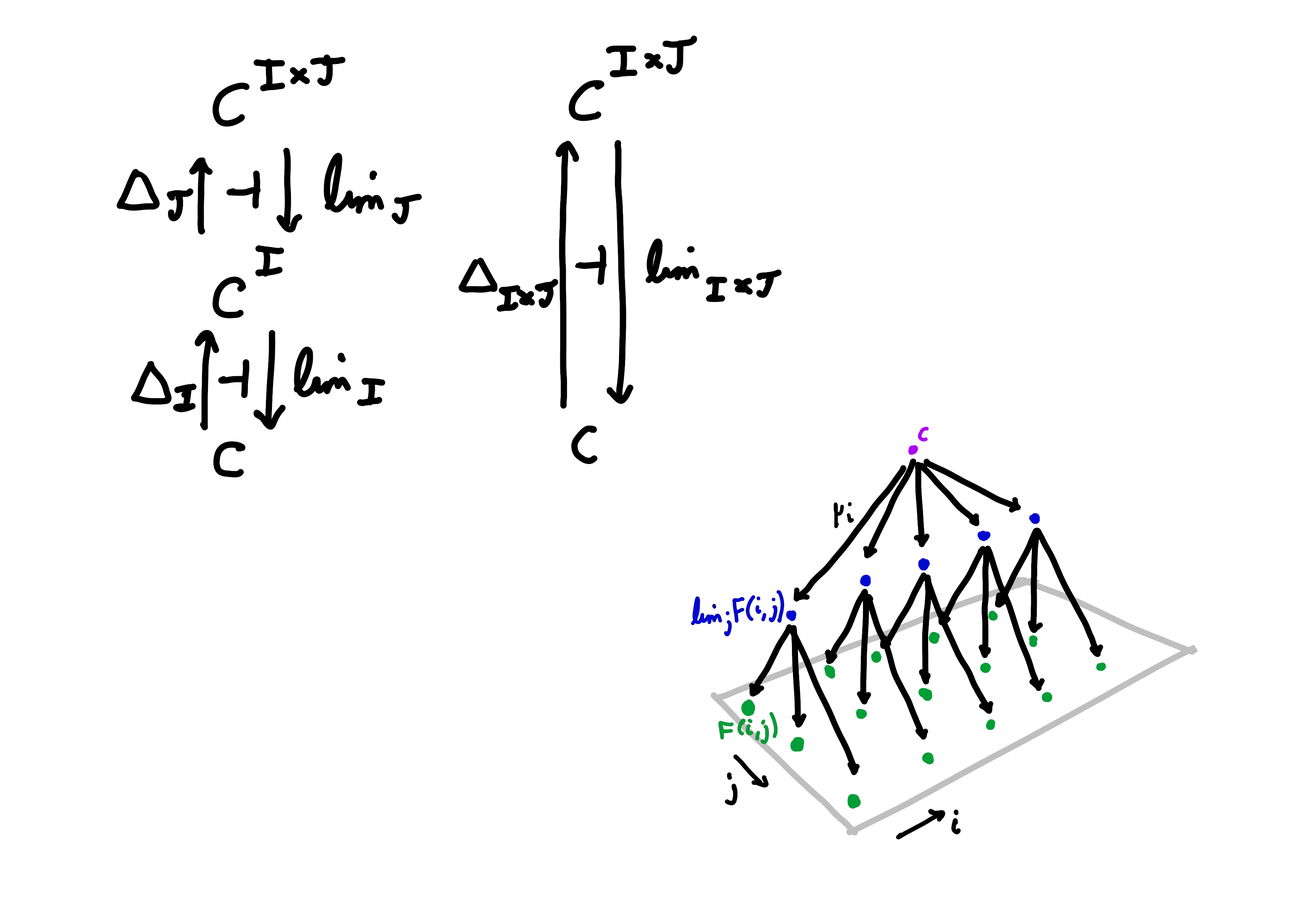
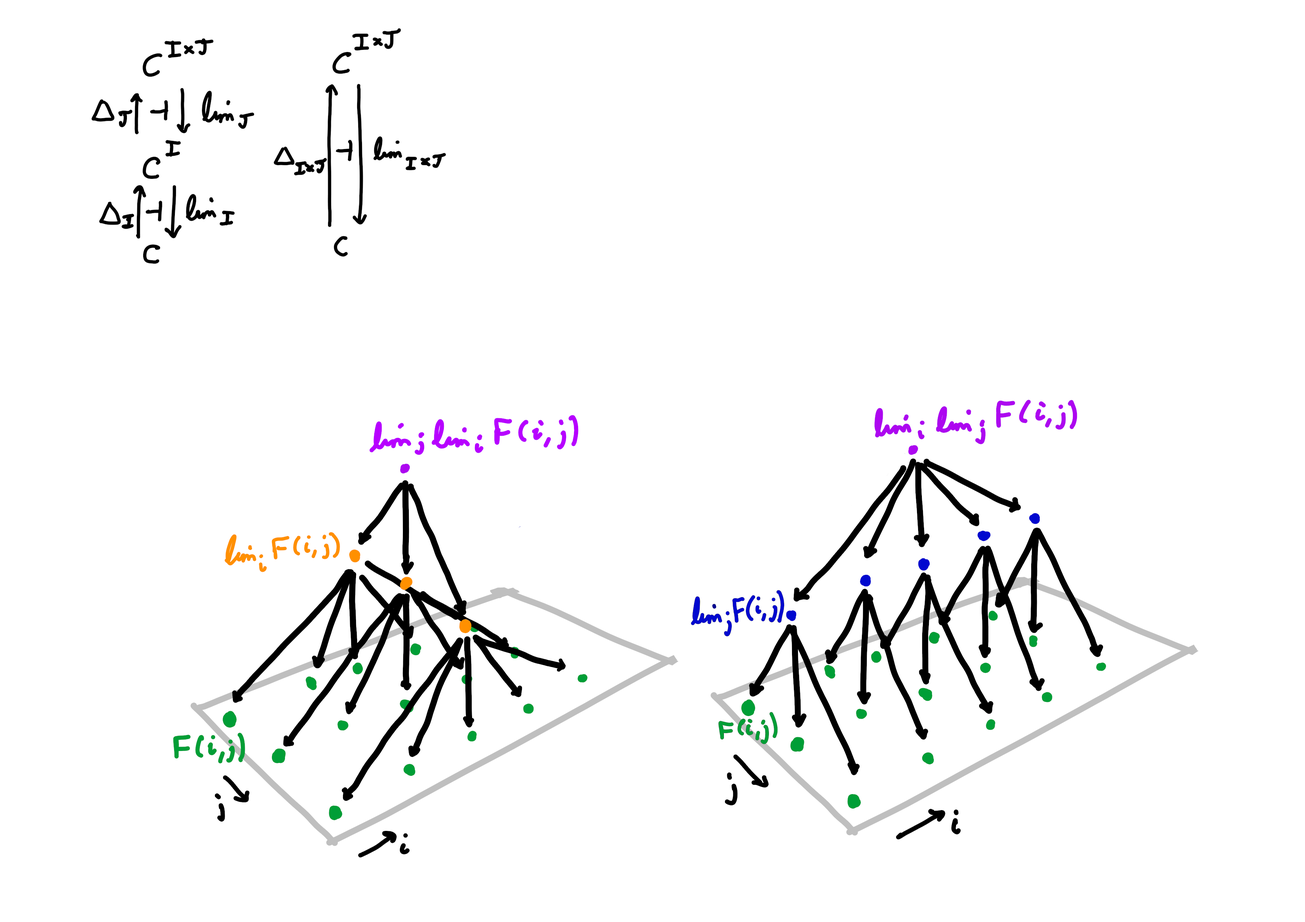
Revision of a layered w=1305, h=922 image; what changed, layer by layer:
added group "Layer 8" with 7 layers above "Background" over [91, 27, 1078, 859]
moved "Layer 5" into group "Layer 8", painted on it over [91, 27, 1078, 859]
moved "Layer 3" into group "Layer 8", painted on it over [214, 428, 1074, 834]
added layer "Layer 7(pasted)" in group "Layer 8" over [190, 452, 619, 857]
moved "Layer 1" into group "Layer 8", painted on it over [91, 27, 1078, 810]
added layer "Layer 6(pasted)" (48%) in group "Layer 8" over [172, 499, 854, 859]
